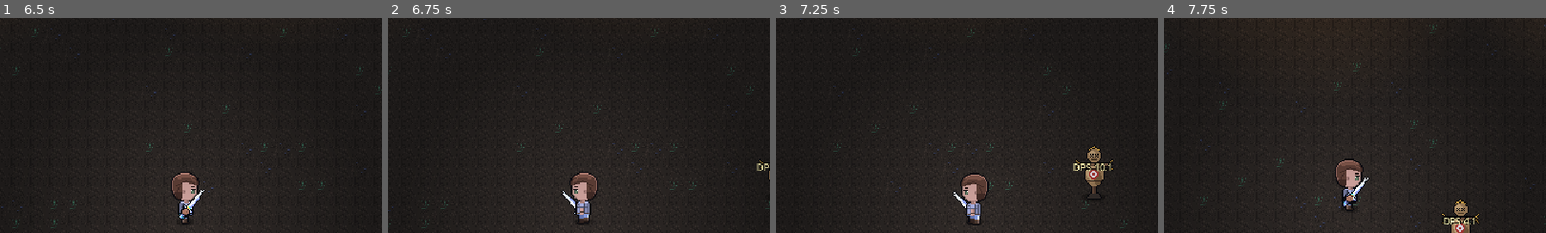
Above: before the commit, frames 1-4 (left to right).
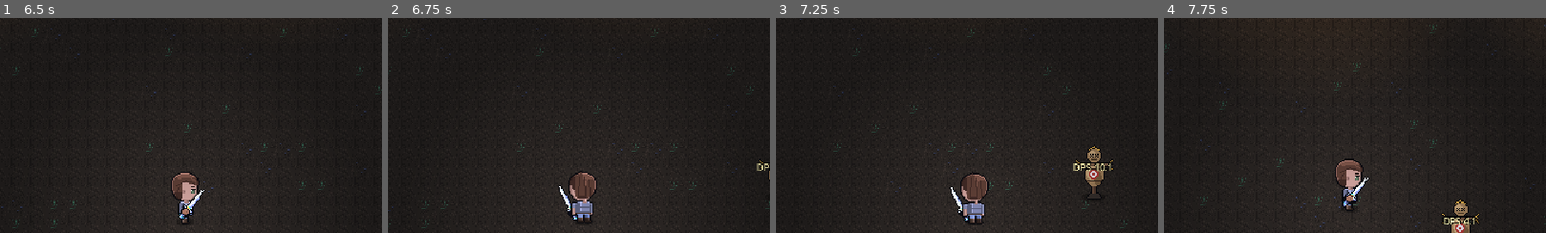
Above: after the commit, the same moments.

Repository: Durrannus/Modular-weapon-prototype
Game: Godot game, scene res://scenes/main.tscn
The game is run twice, just before and just after one commit, with the same random seed, the same clock (stepped at 60 frames per second) and the same inputs.
Inputs (mouse positions are % of the whole screen's width and height, from its top left):
- Up to frame 1 (6.5 s): tap Enter (menu_place) at 0.5 s; move the mouse to (72, 45) at 0.52 s; press the mouse at (72, 45) at 0.53 s; hold D (move_right) 0.53-1.28 s; move the mouse to (30, 55) at 1.27 s; release the mouse at (30, 55) at 1.28 s; hold Escape (menu_back) 1.28-2 s; tap Tab (build) at 1.35 s; click "Resume" at 2 s; move the mouse to (60, 28) at 2.77 s; hold D (move_right) 2.78-3.53 s; tap P (toggle_spawning) at 2.85 s; move the mouse to (45, 70) at 3.52 s; hold W (move_up) 3.53-4.28 s; tap Shift at 3.6 s; click (45, 70) at 3.67 s; move the mouse to (80, 65) at 4.27 s; hold A (move_left) 4.28-5.78 s; tap Backspace at 4.35 s; move the mouse to (20, 35) at 5.02 s; tap 1 at 5.1 s; move the mouse to (55, 50) at 5.77 s; hold Escape (menu_back) from 5.78 s (still down); tap 2 at 5.85 s; click (55, 50) at 5.92 s
- Up to frame 2 (6.75 s): move the mouse to (35, 25) at 6.52 s; release Escape (menu_back) at 6.53 s; hold D (move_right) from 6.53 s (still down); tap 2 at 6.6 s
- Up to frame 3 (7.25 s): keep holding D (move_right)
- Up to frame 4 (7.75 s): move the mouse to (72, 45) at 7.27 s; release D (move_right) at 7.28 s; hold W (move_up) from 7.28 s (still down); tap T at 7.35 s
The pictures show only the part of the screen within x 26-76%, y 4-54%; the shares and areas given below are measured in that part.

Frame 1 is identical in both runs. In frame 2, 1.3% of the frame differs, in the area x 44-55%, y 71-96%; in frame 3, 1.1%; in frame 4, nothing differs.

Commit message:
Diagonal crew_a art in game; sword ready pose and layering per 8 directions
Co-Authored-By: Claude Opus 5.5 <noreply@anthropic.com>
Claude-Session: https://claude.ai/code/session_01PcDKVkPofzbtLy82C9TbQ8

Diff:
--- a/art/body/crew_a.json
+++ b/art/body/crew_a.json
@@ -101,6 +101,48 @@
     ]
    ]
   },
+  "idle_down_right": {
+   "frames": 4,
+   "hand": [
+    [
+     20,
+     44
+    ],
+    [
+     20,
+     44
+    ],
+    [
+     20,
+     45
+    ],
+    [
+     20,
+     45
+    ]
+   ]
+  },
+  "idle_up_right": {
+   "frames": 4,
+   "hand": [
+    [
+     36,
+     44
+    ],
+    [
+     36,
+     44
+    ],
+    [
+     36,
+     45
+    ],
+    [
+     36,
+     45
+    ]
+   ]
+  },
   "walk_down": {
    "frames": 6,
    "hand": [
@@ -217,6 +259,64 @@
     ]
    ]
   },
+  "walk_down_right": {
+   "frames": 6,
+   "hand": [
+    [
+     20,
+     44
+    ],
+    [
+     20,
+     45
+    ],
+    [
+     20,
+     44
+    ],
+    [
+     20,
+     44
+    ],
+    [
+     20,
+     45
+    ],
+    [
+     20,
+     44
+    ]
+   ]
+  },
+  "walk_up_right": {
+   "frames": 6,
+   "hand": [
+    [
+     36,
+     44
+    ],
+    [
+     36,
+     45
+    ],
+    [
+     36,
+     44
+    ],
+    [
+     36,
+     44
+    ],
+    [
+     36,
+     45
+    ],
+    [
+     36,
+     44
+    ]
+   ]
+  },
   "dodge_down": {
    "frames": 3,
    "hand": [
@@ -281,6 +381,40 @@
     ],
     [
      27,
+     45
+    ]
+   ]
+  },
+  "dodge_down_right": {
+   "frames": 3,
+   "hand": [
+    [
+     20,
+     45
+    ],
+    [
+     21,
+     45
+    ],
+    [
+     20,
+     45
+    ]
+   ]
+  },
+  "dodge_up_right": {
+   "frames": 3,
+   "hand": [
+    [
+     36,
+     45
+    ],
+    [
+     37,
+     43
+    ],
+    [
+     36,
      45
     ]
    ]
--- a/scripts/player.gd
+++ b/scripts/player.gd
@@ -673,7 +673,7 @@
 	facing = _facing_of(face_dir)
 	facing8 = _facing8_of(face_dir)
 	# Behind the body when facing away, or when the hand is above the body's centre.
-	weapon_group.show_behind_parent = facing == "up" or facing == "left"
+	weapon_group.show_behind_parent = facing8 in ["up", "up_left", "up_right", "left"]
 	anim_time += delta
 	_update_pose(delta)
 	trail_layer.queue_redraw()
@@ -780,9 +780,10 @@
 	if hands.is_empty():
 		return FEET + Vector2(0, -12)
 	var h: Array = hands[posmod(int(strip[2]), hands.size())]
-	var off := (Vector2(h[0], h[1]) - _body_origin()) * Art.PIXEL
+	var hx: float = float(h[0])
 	if strip[3]:
-		off.x = -off.x
+		hx = float(_body_data().get("frame", [56, 56])[0]) - 1.0 - hx  # mirrored strip
+	var off := (Vector2(hx, h[1]) - _body_origin()) * Art.PIXEL
 	return FEET + off
 
 
@@ -894,10 +895,11 @@
 ## (the body sprite's hand anchor), by facing (not the mouse). Angle: -PI/2 = up.
 ## Facing down his right hand is on screen-left; facing up it is on screen-right;
 ## facing left it is on his far side, so the sword is drawn behind him.
-const READY_ANGLE := {"right": -0.85, "left": -(PI - 0.85), "down": -1.85, "up": -1.3}
+const READY_ANGLE := {"right": -0.85, "left": -(PI - 0.85), "down": -1.85, "up": -1.3,
+	"down_right": -1.5, "down_left": -(PI - 1.5), "up_right": -1.1, "up_left": -(PI - 1.1)}
 
 func _rest_pose() -> Array:
-	return [READY_ANGLE.get(facing, -1.85), _hand_point()]
+	return [READY_ANGLE.get(facing8, READY_ANGLE.get(facing, -1.85)), _hand_point()]
 
 
 func _update_pose(delta: float) -> void:
Binary file changed: art/body/crew_a_dodge_down.png
Binary file added: art/body/crew_a_dodge_down_right.png
Binary file changed: art/body/crew_a_dodge_left.png
Binary file changed: art/body/crew_a_dodge_right.png
Binary file changed: art/body/crew_a_dodge_up.png
Binary file added: art/body/crew_a_dodge_up_right.png
Binary file changed: art/body/crew_a_idle_down.png
Binary file added: art/body/crew_a_idle_down_right.png
Binary file changed: art/body/crew_a_idle_left.png
Binary file changed: art/body/crew_a_idle_right.png
Binary file changed: art/body/crew_a_idle_up.png
Binary file added: art/body/crew_a_idle_up_right.png
(and 6 more such lines)
